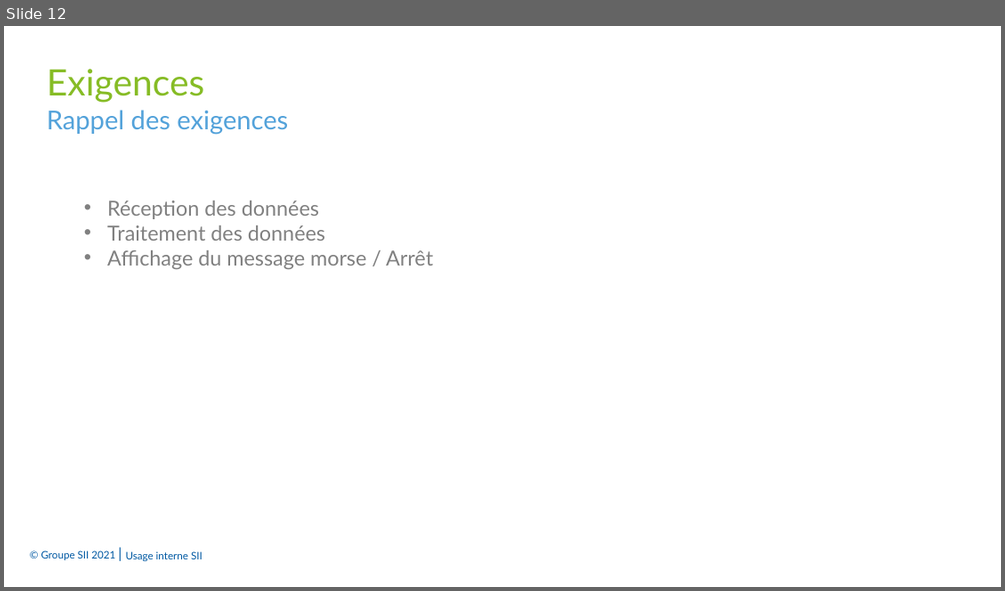
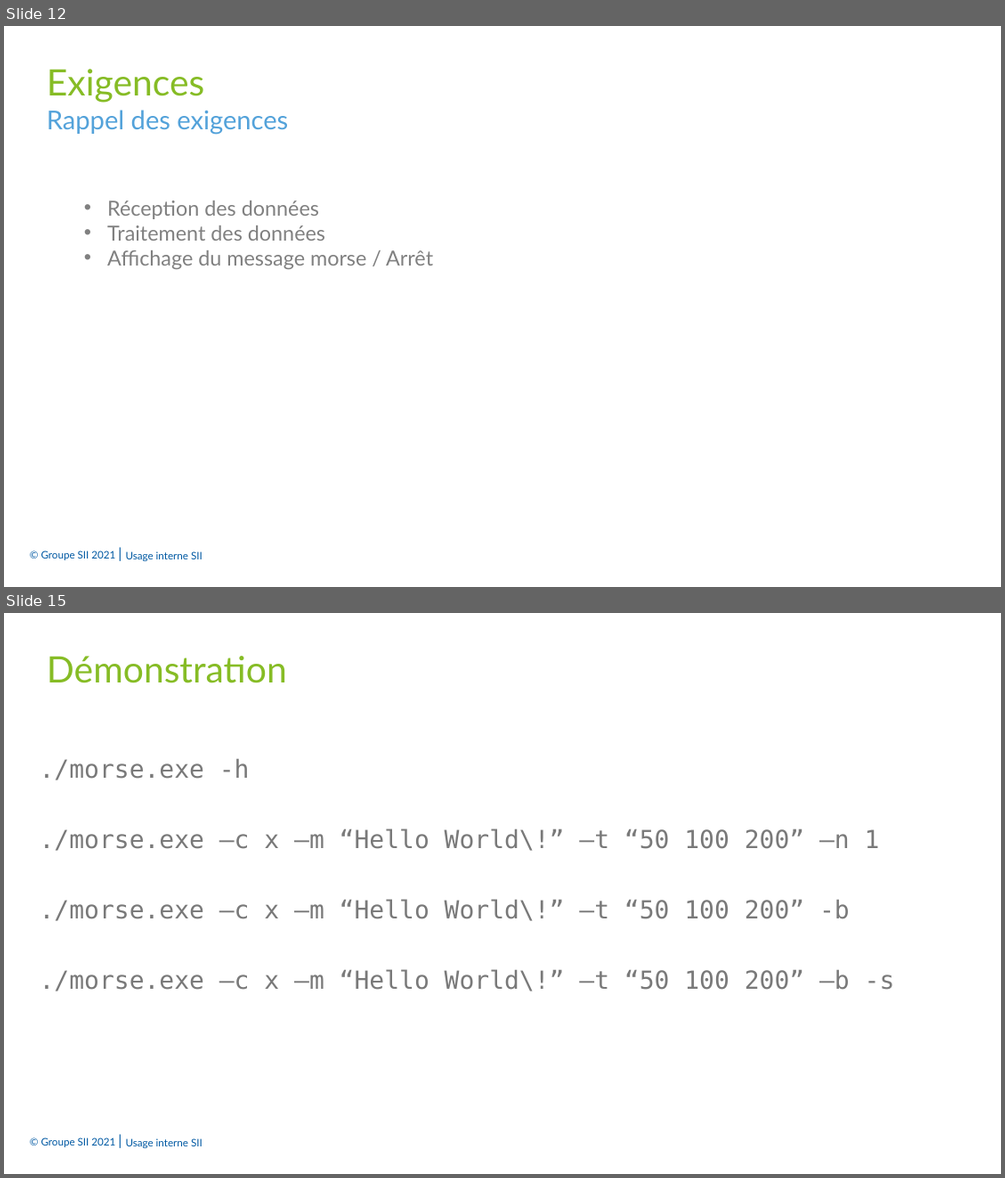
Before and after one commit to FufuAkuseru/TP-morse, a slide deck: presentation_finale.pptm. Shown one above the other, each under a label of ours: slide 12 before the commit, slides 12 and 15 after it; the slides between them are not shown. The pictures are 1005x591 and 1005x1178 pixels, drawn with LibreOffice and Linux fonts; fonts in the diff are those of the drawing; background and template pictures are left out. Boxes give left, top, right and bottom in pixels: in the first picture for what was removed or moved away, otherwise in the second. Text is boxed around its words. In the diff, an @@ line names an element or a change of style, - is before the commit and + after.

```diff
--- a/presentation_finale.pptm
+++ b/presentation_finale.pptm
@@ slide 15 added at bbox=[4, 613, 1001, 1174], background #FFFFFF; not listed: 2 template elements that a slide beside it also shows @@
@@ text added at bbox=[47, 656, 287, 683], 35 pt, text #86BC25 @@
+Démonstration
@@ group added at bbox=[40, 759, 850, 991]: 4 texts @@
+./morse.exe -h
+./morse.exe –c x –m “Hello World\!” –t “50 100 200” –n 1
+./morse.exe –c x –m “Hello World\!” –t “50 100 200” -b
+./morse.exe –c x –m “Hello World\!” –t “50 100 200” –b -s
```
Also in this commit, not shown: 6 slides changed, 2 other files.
